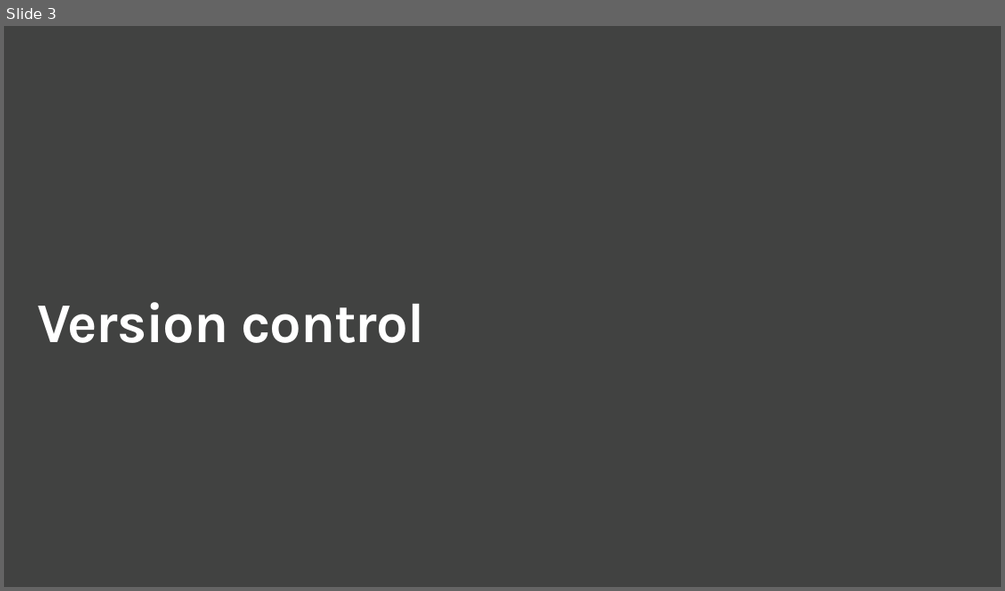
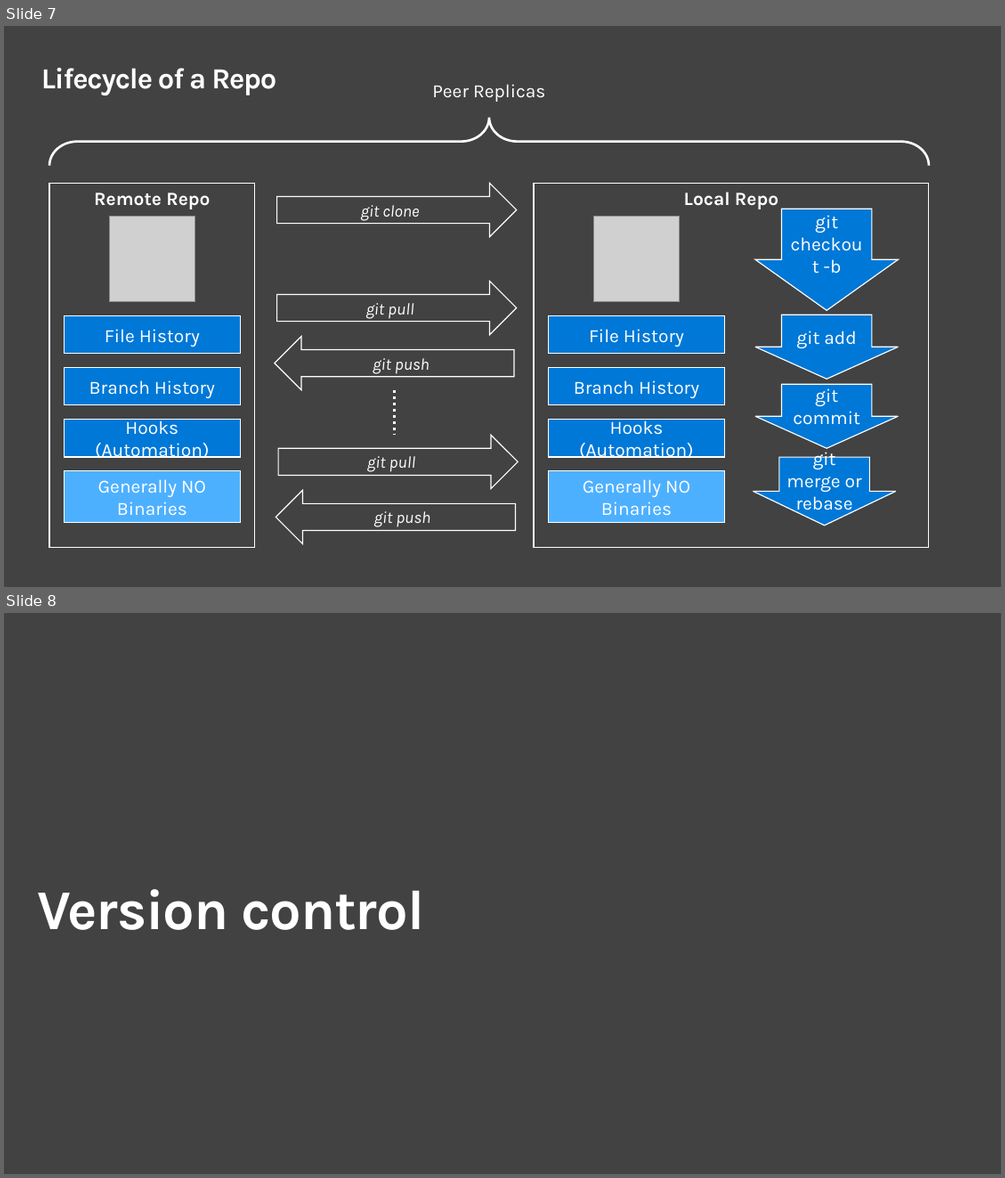
Before and after one commit to joelbyford/gitCrashCourse, a slide deck: GitIntro.pptx. Shown one above the other, each under a label of ours: slide 3 before the commit, slides 7 and 8 after it. The pictures are 1005x591 and 1005x1178 pixels, drawn with LibreOffice and Linux fonts; fonts in the diff are those of the drawing; grey boxes stand for pictures. Boxes give left, top, right and bottom in pixels: in the first picture for what was removed or moved away, otherwise in the second. Text is boxed around its words. In the diff, an @@ line names an element or a change of style, - is before the commit and + after.

```diff
--- a/GitIntro.pptx
+++ b/GitIntro.pptx
@@ slide 7 added at (4,26,1001,587), background #414241 @@
@@ title added at (41,68,276,95), 28 pt, text #FFFFFF, bold @@
+Lifecycle of a Repo
@@ text added at (432,84,545,102), 18 pt, text #FFFFFF @@
+Peer Replicas
@@ left brace added at (49,118,929,165), outline #FFFFFF 2.25 pt @@
@@ rectangle added at (49,183,255,548), fill #414241, outline #FFFFFF 1 pt, 18 pt, text #FFFFFF, bold @@
+Remote Repo
@@ right arrow added at (277,183,517,237), fill #414241, outline #FFFFFF 1 pt, 16 pt, text #FFFFFF, italic @@
+git clone
@@ rectangle added at (534,183,928,548), fill #414241, outline #FFFFFF 1 pt, 18 pt, text #FFFFFF, bold @@
+Local Repo
@@ down arrow added at (755,208,898,310), fill #0078D7, outline #FFFFFF 1 pt, 18 pt, text #FFFFFF @@
+git checkout -b
@@ picture added at (109,216,195,302) @@
@@ picture added at (593,216,680,302) @@
@@ right arrow added at (277,281,517,335), fill #414241, outline #FFFFFF 1 pt, 16 pt, text #FFFFFF, italic @@
+git pull
@@ rectangle added at (64,316,241,354), fill #0078D7, outline #FFFFFF 1 pt, 18 pt, text #FFFFFF @@
+File History
@@ rectangle added at (549,316,725,354), fill #0078D7, outline #FFFFFF 1 pt, 18 pt, text #FFFFFF @@
+File History
@@ down arrow added at (755,314,898,379), fill #0078D7, outline #FFFFFF 1 pt, 18 pt, text #FFFFFF @@
+git add
@@ left arrow added at (275,337,514,390), fill #414241, outline #FFFFFF 1 pt, 16 pt, text #FFFFFF, italic @@
+git push
@@ rectangle added at (64,368,241,405), fill #0078D7, outline #FFFFFF 1 pt, 18 pt, text #FFFFFF @@
+Branch History
@@ rectangle added at (549,368,725,405), fill #0078D7, outline #FFFFFF 1 pt, 18 pt, text #FFFFFF @@
+Branch History
@@ line added from (395, 390) to (395, 435), #FFFFFF 3 pt dashed @@
@@ down arrow added at (755,384,898,449), fill #0078D7, outline #FFFFFF 1 pt, 18 pt, text #FFFFFF @@
+git commit
@@ rectangle added at (64,419,241,457), fill #0078D7, outline #FFFFFF 1 pt, 18 pt, text #FFFFFF @@
+Hooks (Automation)
@@ rectangle added at (549,419,725,457), fill #0078D7, outline #FFFFFF 1 pt, 18 pt, text #FFFFFF @@
+Hooks (Automation)
@@ right arrow added at (278,435,518,489), fill #414241, outline #FFFFFF 1 pt, 16 pt, text #FFFFFF, italic @@
+git pull
@@ rectangle added at (64,471,241,523), fill #4DB0FF, outline #FFFFFF 1 pt, 18 pt, text #FFFFFF @@
+Generally NO Binaries
@@ rectangle added at (549,471,725,523), fill #4DB0FF, outline #FFFFFF 1 pt, 18 pt, text #FFFFFF @@
+Generally NO Binaries
@@ down arrow added at (753,457,896,524), fill #0078D7, outline #FFFFFF 1 pt, 18 pt, text #FFFFFF @@
+git merge or rebase
@@ left arrow added at (276,491,516,544), fill #414241, outline #FFFFFF 1 pt, 16 pt, text #FFFFFF, italic @@
+git push
@@ what was slide 3 is now slide 8 @@
```
Also in this commit, not shown: 1 slide changed, 5 other slides added, 1 slide removed, 4 other files.
